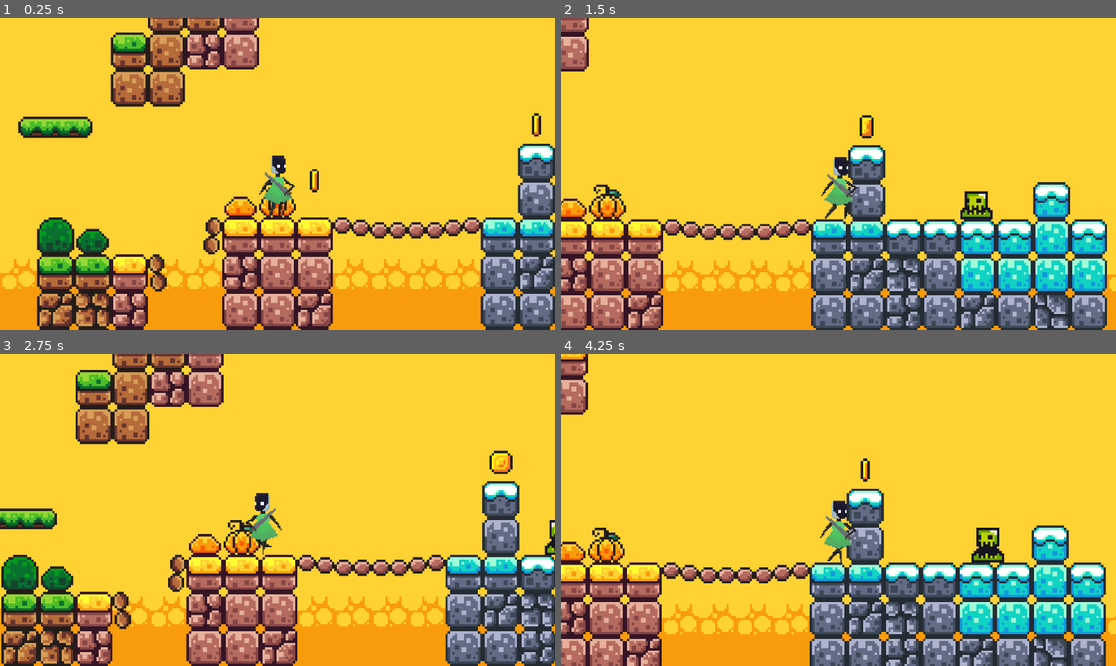
Above: before the commit, frames 1-4 (two rows, left to right).
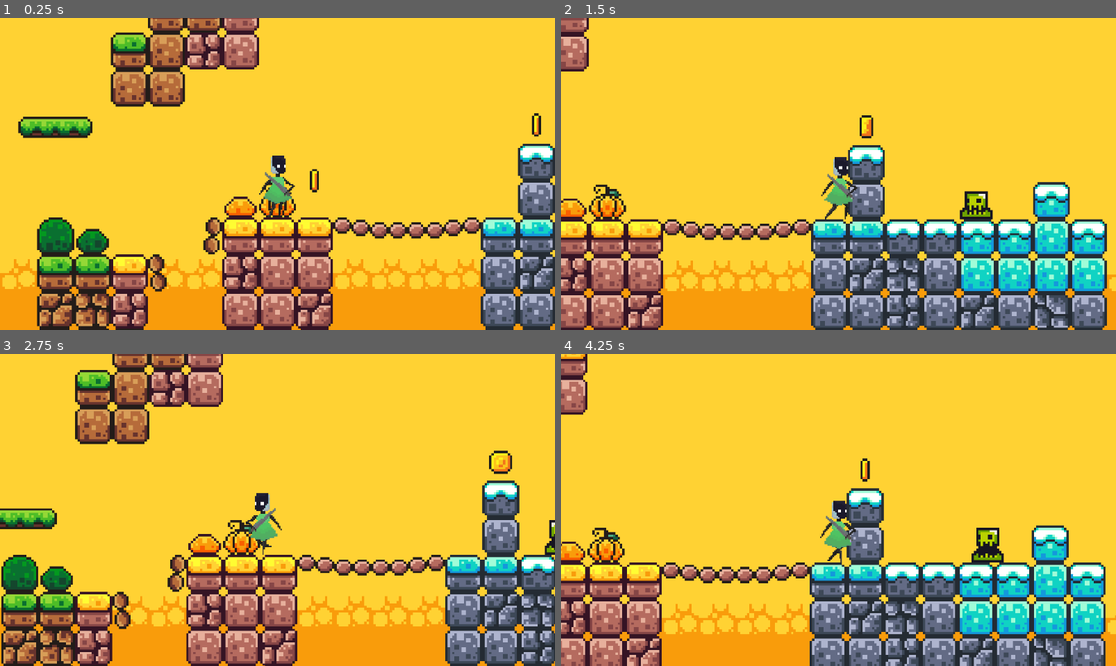
Above: after the commit, the same moments.

Repository: platworki/planet-runner
Game: Godot game, scene res://scenes/world.tscn
The game is run twice, just before and just after one commit, with the same random seed, the same clock (stepped at 60 frames per second) and the same inputs. The engine's default icon, where the game draws it, is replaced by a stand-in: a white triangle on a blue panel in a dark square.
Inputs (mouse positions are in pixels of both pictures, inside the frame that each line leads up to):
- Up to frame 1 (0.25 s): no input
- Up to frame 2 (1.5 s): move the mouse to (960, 158) at 0.52 s; hold D (move_right) from 0.53 s (still down); click (960, 158) at 0.6 s; tap Space (jump) at 0.77 s; tap Shift (dash) at 0.8, 1.35 s; move the mouse to (727, 189) at 1.27 s
- Up to frame 3 (2.75 s): tap Space (jump) at 1.52 s; click (166, 525) at 1.55 s; move the mouse to (333, 441) at 2.02 s; release D (move_right) at 2.03 s; hold A (move_left) from 2.03 s (still down); click (333, 441) at 2.1 s; tap Shift (dash) at 2.3 s
- Up to frame 4 (4.25 s): move the mouse to (810, 572) at 2.77 s; release A (move_left) at 2.78 s; hold D (move_right) from 2.78 s (still down); tap Shift (dash) at 2.85, 3.8 s; tap Space (jump) at 3.02, 3.77 s; click (810, 572) at 3.05 s; move the mouse to (1005, 556) at 3.52 s; click (1005, 556) at 3.6 s

The runs differ from the first frame. In frame 1, less than 0.1% of the frame differs, in the area x 49-50%, y 62-63%; in frame 2, 1.7%; in frame 3, 3.1%, in the area x 0-100%, y 0-100%; in frame 4, 2.9%.

Commit message:
Damage over time
When staying inside an enemy hitbox there is no more "safe zone"

Diff:
--- a/scenes/player.tscn
+++ b/scenes/player.tscn
@@ -481,15 +481,15 @@
 position = Vector2(7.5, -12.5)
 scale = Vector2(0.6458334, 0.6458334)
 sprite_frames = SubResource("SpriteFrames_tuyoq")
-animation = &"Attack 2"
+animation = &"Walk"
 autoplay = "Idle"
 
 [node name="Legs" type="AnimatedSprite2D" parent="Position"]
 z_index = -1
-position = Vector2(6, -13)
+position = Vector2(6, -12.95)
 scale = Vector2(0.5625, 0.5625)
 sprite_frames = SubResource("SpriteFrames_dt7fs")
-animation = &"Walk"
+animation = &"Idle"
 autoplay = "Idle"
 
 [node name="CoyoteTime" type="Timer" parent="Position"]
--- a/scenes/slime.tscn
+++ b/scenes/slime.tscn
@@ -100,6 +100,9 @@
 position = Vector2(0, -6.5)
 shape = SubResource("RectangleShape2D_0l8pv")
 
+[node name="DamageIfInside" type="Timer" parent="SlimeHitbox"]
+wait_time = 0.3
+
 [node name="AnimatedSprite2D" type="AnimatedSprite2D" parent="."]
 position = Vector2(0, -12)
 sprite_frames = SubResource("SpriteFrames_v5wyi")
@@ -125,4 +128,6 @@
 one_shot = true
 
 [connection signal="body_entered" from="SlimeHitbox" to="SlimeHitbox" method="_on_body_entered"]
+[connection signal="body_exited" from="SlimeHitbox" to="SlimeHitbox" method="_on_body_exited"]
+[connection signal="timeout" from="SlimeHitbox/DamageIfInside" to="SlimeHitbox" method="_on_damage_timer_timeout"]
 [connection signal="timeout" from="Invincibility" to="." method="_on_invincibility_timeout"]
--- a/scenes/world.tscn
+++ b/scenes/world.tscn
@@ -259,6 +259,7 @@
 physics_interpolation_mode = 1
 position = Vector2(152, 0)
 platform_on_leave = 1
+safe_margin = 0.01
 
 [node name="Camera2D" type="Camera2D" parent="Player"]
 physics_interpolation_mode = 1
--- a/scripts/player.gd
+++ b/scripts/player.gd
@@ -148,12 +148,19 @@
 	var direction = Input.get_axis("move_left", "move_right")
 
 	if direction > 0:
+		# INFO If the player is facing the other direction and changes it, cancel the attack
+		if flip.scale == Vector2(-1,1) and torso_animation.animation == "Attack 1":
+			cancel_attack()
 		flip.scale.x = 1
 	elif direction < 0:
+		if flip.scale == Vector2(1,1) and torso_animation.animation == "Attack 1":
+			cancel_attack()
 		flip.scale.x = -1
+
 	# INFO If the player is on floor, play idle or running, if the player is jumping or falling play jump
 	if is_on_floor():
 		if direction == 0:
+			# INFO If the attack anim is playing don't replace it with idle or walk to not stop abruptly
 			if not is_attacking:
 				torso_animation.play("Idle")
 			legs_animation.play("Idle")
@@ -162,7 +169,7 @@
 				torso_animation.play("Walk")
 			legs_animation.play("Walk")
 	else:
-		# WARNING TEMPORARY
+		# TODO TEMPORARY WAITING FOR JUMP ANIMS
 		if not is_attacking:
 			torso_animation.play("Walk")
 		legs_animation.play("Walk")
@@ -197,7 +204,7 @@
 
 func dash() -> void:
 	is_dashing = true
-	# WARNING TEMPORARY
+	# TODO TEMPORARY WAITING FOR DASH ANIMS
 	torso_animation.play("Walk")
 	legs_animation.play("Walk")
 	# INFO Stop any ongoing attack
@@ -224,7 +231,6 @@
 			jump() # INFO Do a normal jump
 		elif has_double_jump:
 			double_jump() # INFO Do a double jump
-
 		dash_jump_buffer.stop()
 
 	if not is_knocked_back:
@@ -252,6 +258,7 @@
 		dash_cooldown_active = false
 
 func _on_torso_animation_finished() -> void:
+	# INFO change the is_attacking var only when the attack animation finishes
 	if torso_animation.animation == "Attack 1" or torso_animation.animation == "Attack 2":
 		is_attacking = false
 
@@ -266,13 +273,14 @@
 		is_invincible = false
 	if Input.is_action_pressed("down") and not is_on_floor():
 		attack_hit_animation.play("Pogo")
-		# WARNING TEMPORARY
+		# TODO TEMPORARY WAITING FOR POGO ANIMATION
 		torso_animation.play("Attack 2")
 	else:
 		attack_hit_animation.play("Attack")
 		torso_animation.play("Attack 1")
 
 func cancel_attack() -> void:
+	is_attacking = false
 	attack_hit_animation.stop()
 	attack_cooldown.stop()
 	pogo_sprite.visible = false
@@ -303,7 +311,7 @@
 		return
 
 	print("You have ", HEALTH, " left!")
-	# WARNING TEMPORARY
+	# TODO TEMPORARY WAITING FOR DAMAGE ANIMS
 	torso_animation.play("Walk")
 	legs_animation.play("Walk")
 	# INFO Pass the knockback smoothing to the State methods
@@ -326,6 +334,7 @@
 	print("You died!")
 	Engine.time_scale = 0.5
 	set_physics_process(false)
+	# TODO TEMPORARY, WAITING FOR DEATH ANIMS
 	torso_animation.play("Death")
 	player_body.set_deferred("disabled", true)
 	await get_tree().create_timer(1.0).timeout
--- a/scripts/slime.gd
+++ b/scripts/slime.gd
@@ -34,6 +34,7 @@
 		velocity.x = direction * SPEED
 
 	move_and_slide()
+
 func _on_invincibility_timeout() -> void:
 	is_invincible = false
 
--- a/scripts/take_dmg_from_enemy.gd
+++ b/scripts/take_dmg_from_enemy.gd
@@ -1,6 +1,34 @@
 extends Area2D
 
-func _on_body_entered(body: Node2D) -> void:
-	if body.has_method("take_damage"):
-		var enemy = get_parent()  # The slime itself (CharacterBody2D)
-		body.take_damage(enemy.DAMAGE, enemy.global_position)
+@onready var damage_timer: Timer = $DamageIfInside
+var player_inside = null
+
+func _on_body_entered(body: Node) -> void:
+	if not body.has_method("take_damage"):
+		return
+
+	# INFO Save the body node that entered the hitbox
+	player_inside = body
+
+	# INFO Deal the damage
+	var enemy = get_parent()
+	body.take_damage(enemy.DAMAGE, enemy.global_position)
+
+	# INFO Start the damage timer once the player enters
+	damage_timer.start()
+
+func _on_body_exited(body: Node) -> void:
+	# INFO If the body that left is the same body as the body that entered,
+	# reset and stop dealing damage
+	if body == player_inside:
+		player_inside = null
+		damage_timer.stop()
+
+func _on_damage_timer_timeout() -> void:
+	# INFO Keep dealing damage every 0.3 seconds if player_inside is still
+	# the body and it has a take_damage method
+	if player_inside and player_inside.has_method("take_damage"):
+		var enemy = get_parent()
+		player_inside.take_damage(enemy.DAMAGE, enemy.global_position)
+	else:
+		damage_timer.stop()
